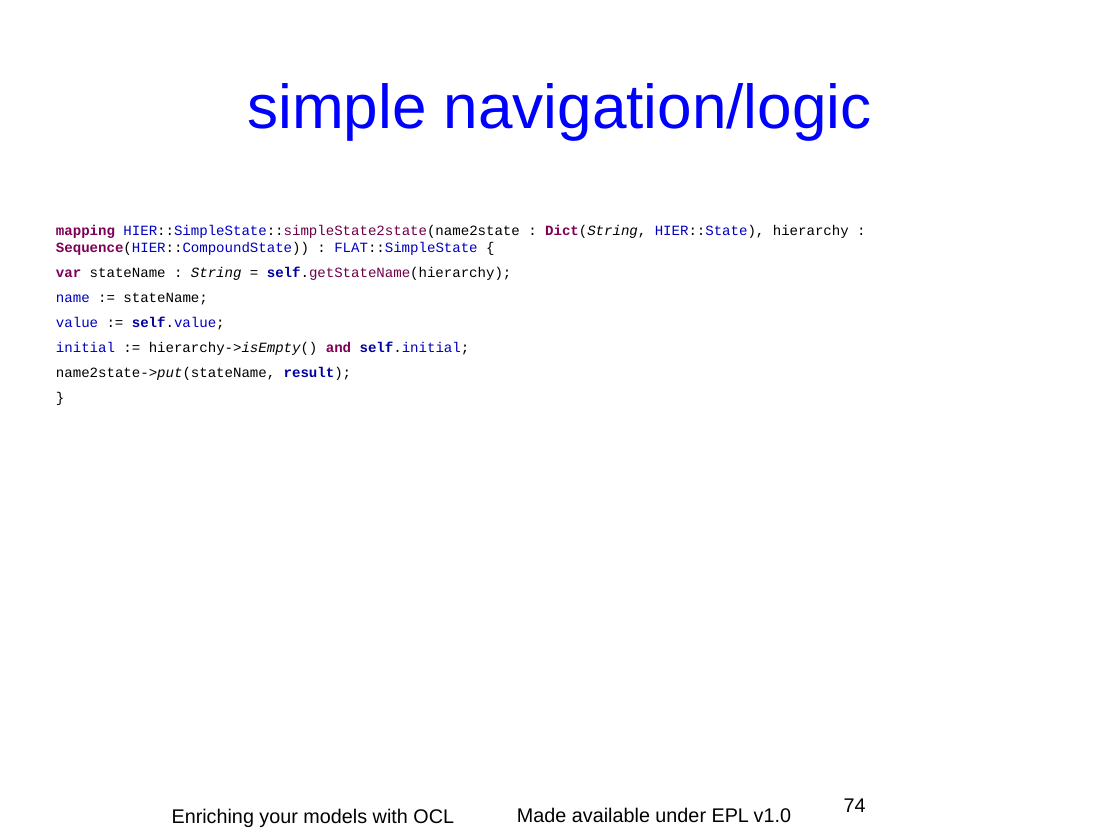
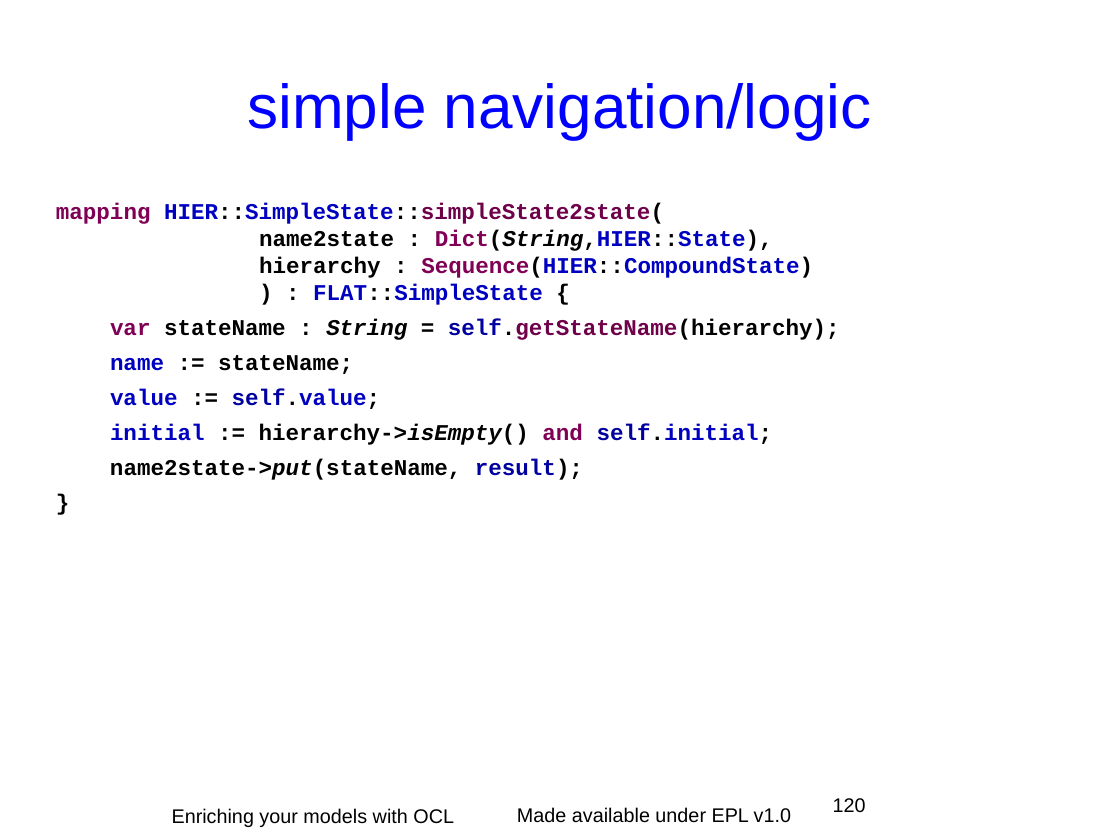
Before and after one commit to eclipse-ocl/ocl-website, a slide deck: slide 120 of ocl/docs/publications/EclipseCon2011Tutorial/EnrichingWithOCL.odp (slide 74 before the commit). Drawn at 1120x840 pixels with LibreOffice and Linux fonts; fonts in the diff are those of the drawing; background and template pictures are left out. Boxes give left, top, right and bottom in pixels: in the first picture for what was removed or moved away, otherwise in the second. Text is boxed around its words. In the diff, an @@ line names an element or a change of style, - is before the commit and + after.

```diff
--- a/ocl/docs/publications/EclipseCon2011Tutorial/EnrichingWithOCL.odp
+++ b/ocl/docs/publications/EclipseCon2011Tutorial/EnrichingWithOCL.odp
@@ text at (56, 202, 813, 305): text changed; size 10 to 16 pt; bold on @@
-mapping HIER::SimpleState::simpleState2state(name2state : Dict(String, HIER::State), hierarchy : Sequence(HIER::CompoundState)) : FLAT::SimpleState {
+mapping HIER::SimpleState::simpleState2state(
+name2state : Dict(String,HIER::State),
+hierarchy : Sequence(HIER::CompoundState)
+) : FLAT::SimpleState {
@@ text at (110, 319, 840, 480): size 10 to 16 pt in "var stateName : String = self.getStateName(hierarchy);", "name := stateName;", "value := self.value;", "initial := hierarchy->isEmpty() and self.initial;" and 2 more places; bold on in "stateName : String = self.getStateName(hierarchy);", "name := stateName;", "value := self.value;", "initial := hierarchy->isEmpty() self.initial;" and 2 more places @@
@@ page number at (833, 798, 866, 812): text changed @@
-74
+120
```
Also in this commit, not shown: 27 other slides changed, 12 slides added, 1 slide removed.
